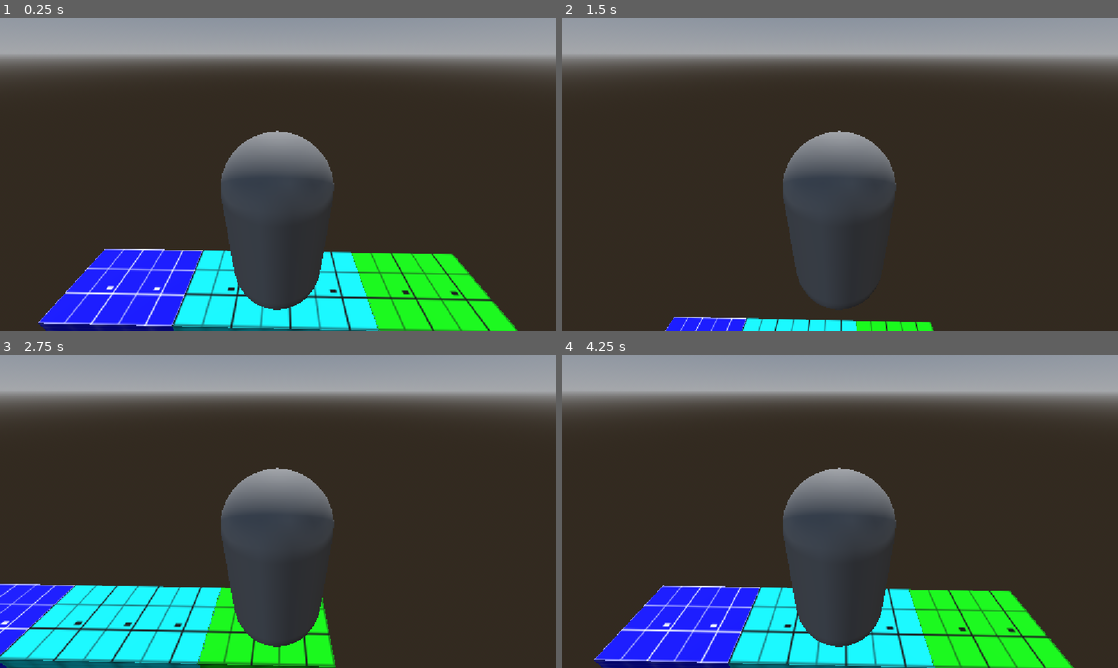
Above: before the commit, frames 1-4 (two rows, left to right).
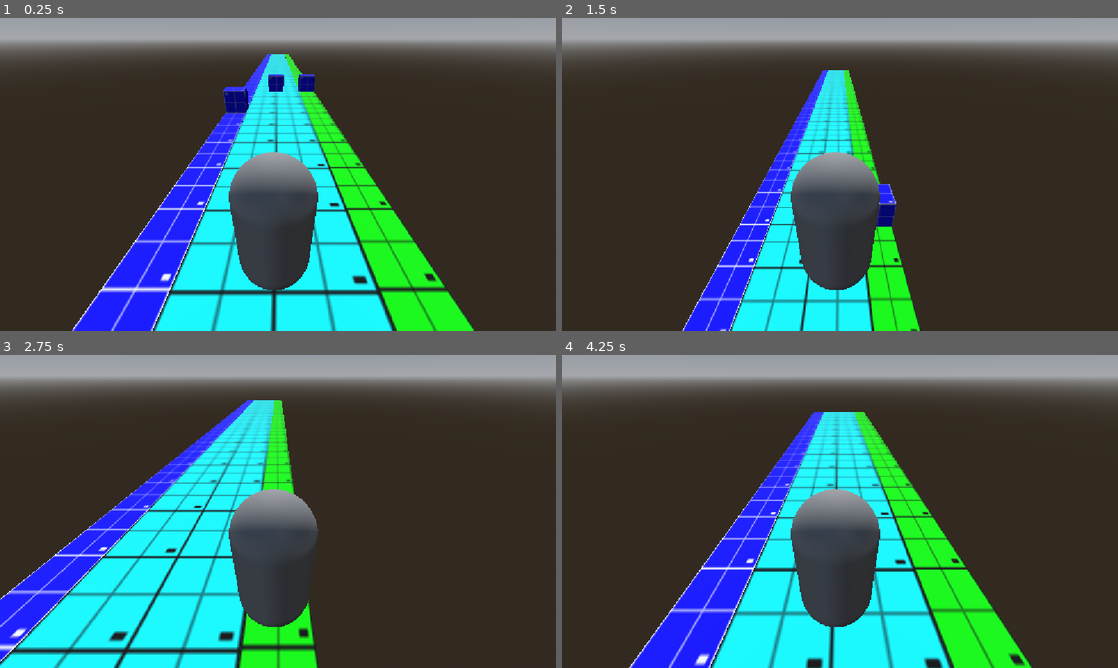
Above: after the commit, the same moments.

Repository: casualxcrisis/slash-dash
Game: Godot game, scene res://levels/prototype_level.tscn
Same seed, same stepped clock (60 frames per second), same inputs: the game is played once before the commit and once after it.
Inputs:
- Up to frame 1 (0.25 s): no input
- Up to frame 2 (1.5 s): hold D (move_right) 0.53-1.28 s; tap W (jump) at 0.6, 0.77, 1.07, 1.35 s; hold A (move_left) from 1.28 s (still down)
- Up to frame 3 (2.75 s): tap W (jump) at 1.52, 1.82, 2.1 s; release A (move_left) at 2.03 s; hold D (move_right) from 2.03 s (still down)
- Up to frame 4 (4.25 s): tap W (jump) at 2.85, 3.02, 3.32, 3.6, 3.77, 4.07 s; release D (move_right) at 3.53 s; hold A (move_left) from 3.53 s (still down)

The runs differ from the first frame. In frame 1, 34% of the frame differs, in the area x 0-100%, y 7-100%; in frame 2, 24%; in frame 3, 33%; in frame 4, 33%.

Commit message:
Tweaked temporary ground size to accurately represent lane widths and positions perfectly centered.

Diff:
--- a/assets/scripts/player/player_controller.gd
+++ b/assets/scripts/player/player_controller.gd
@@ -23,7 +23,7 @@
 
 
 func _physics_process(delta: float) -> void:
-	#handle jump
+	#jump
 	if not is_on_floor():
 		target_velocity.y = target_velocity.y - (fall_acceleration * delta)
 	if is_on_floor() and Input.is_action_just_pressed("jump"):
@@ -39,7 +39,7 @@
 		target_lane += 1
 
 	#auto run
-	#target_velocity.z = speed
+	target_velocity.z = speed
 
 	#set movement
 	velocity = target_velocity
--- a/assets/scripts/system/global.gd
+++ b/assets/scripts/system/global.gd
@@ -1,4 +1,4 @@
 extends Node
 
 #player
-var run_speed = -10.0
+var run_speed = -8.0
--- a/levels/prototype_level.tscn
+++ b/levels/prototype_level.tscn
@@ -3,15 +3,39 @@
 [ext_resource type="PackedScene" uid="uid://cl8dl2kd2sm1i" path="res://scenes/player/player_controller.tscn" id="1_1ykrc"]
 [ext_resource type="PackedScene" uid="uid://rck4ertvh2ij" path="res://scenes/environment/ground/temp_ground.tscn" id="1_htrvu"]
 [ext_resource type="PackedScene" uid="uid://v2y8rwx27f7a" path="res://scenes/environment/sky/place_holder_sky.tscn" id="2_ycx7s"]
+[ext_resource type="PackedScene" uid="uid://dcn6xhdh6mjct" path="res://scenes/environment/obstacles/temp_jump_block.tscn" id="4_6lfjr"]
 
 [node name="PrototypeLevel" type="Node3D" unique_id=1175846320]
 
-[node name="BaseGround" type="Node3D" parent="." unique_id=2000593947]
+[node name="Ground" type="Node3D" parent="." unique_id=2000593947]
 
-[node name="StaticBody3D" parent="BaseGround" unique_id=337221563 instance=ExtResource("1_htrvu")]
-transform = Transform3D(1, 0, 0, 0, 1, 0, 0, 0, 1, -0.112645686, 0, 0)
+[node name="TempGround" parent="Ground" unique_id=337221563 instance=ExtResource("1_htrvu")]
+
+[node name="TempGround2" parent="Ground" unique_id=1301978678 instance=ExtResource("1_htrvu")]
+transform = Transform3D(1, 0, 0, 0, 1, 0, 0, 0, 1, 0, 0, -10.002642)
+
+[node name="TempGround3" parent="Ground" unique_id=969213114 instance=ExtResource("1_htrvu")]
+transform = Transform3D(1, 0, 0, 0, 1, 0, 0, 0, 1, 0, 0, -19.82784)
+
+[node name="TempGround4" parent="Ground" unique_id=1865713815 instance=ExtResource("1_htrvu")]
+transform = Transform3D(1, 0, 0, 0, 1, 0, 0, 0, 1, 0, 0, -29.838255)
+
+[node name="TempGround5" parent="Ground" unique_id=358893223 instance=ExtResource("1_htrvu")]
+transform = Transform3D(1, 0, 0, 0, 1, 0, 0, 0, 1, 0, 0, -39.838173)
+
+[node name="TempGround6" parent="Ground" unique_id=666090945 instance=ExtResource("1_htrvu")]
+transform = Transform3D(1, 0, 0, 0, 1, 0, 0, 0, 1, 0, 0, -49.81007)
 
 [node name="PlayerController" parent="." unique_id=874567396 instance=ExtResource("1_1ykrc")]
-transform = Transform3D(1, 0, 0, 0, 1, 0, 0, 0, 1, -0.03851831, 1.0319188, 0)
+transform = Transform3D(1, 0, 0, 0, 1, 0, 0, 0, 1, 0, 1.125, 0)
 
 [node name="PlaceHolderSky" parent="." unique_id=1052989512 instance=ExtResource("2_ycx7s")]
+
+[node name="StaticBody3D2" parent="." unique_id=1712884724 instance=ExtResource("4_6lfjr")]
+transform = Transform3D(1, 0, 0, 0, 1, 0, 0, 0, 1, -0.083696365, 0.625, -15.237588)
+
+[node name="StaticBody3D4" parent="." unique_id=2135701996 instance=ExtResource("4_6lfjr")]
+transform = Transform3D(1, 0, 0, 0, 1, 0, 0, 0, 1, 1.9789472, 0.625, -15.237588)
+
+[node name="StaticBody3D3" parent="." unique_id=48719958 instance=ExtResource("4_6lfjr")]
+transform = Transform3D(1, 0, 0, 0, 1, 0, 0, 0, 1, -2.0002909, 0.625, -10.6589155)
--- a/project.godot
+++ b/project.godot
@@ -41,6 +41,11 @@
 "events": [Object(InputEventKey,"resource_local_to_scene":false,"resource_name":"","device":-1,"window_id":0,"alt_press …(192 unchanged characters)…
 ]
 }
+debug_forward={
+"deadzone": 0.2,
+"events": [Object(InputEventKey,"resource_local_to_scene":false,"resource_name":"","device":-1,"window_id":0,"alt_pressed":false,"shift_pressed":false,"ctrl_pressed":false,"meta_pressed":false,"pressed":false,"keycode":0,"physical_keycode":4194320,"key_label":0,"unicode":0,"location":0,"echo":false,"script":null)
+]
+}
 
 [physics]
 
--- a/scenes/environment/ground/temp_ground.tscn
+++ b/scenes/environment/ground/temp_ground.tscn
@@ -5,46 +5,44 @@
 [ext_resource type="Texture2D" uid="uid://bgss4tf8pq02w" path="res://assets/textures/Prototyping Textures (32px)/Prototype_green_32x32px.png" id="3_6rdse"]
 
 [sub_resource type="BoxShape3D" id="BoxShape3D_0yd1l"]
-size = Vector3(5.32, 0.25, 1)
+size = Vector3(5, 0.25, 10)
 
 [sub_resource type="StandardMaterial3D" id="StandardMaterial3D_u7mw5"]
 albedo_texture = ExtResource("1_k3ybh")
-uv1_scale = Vector3(7.51, 3.025, 1)
+uv1_scale = Vector3(3.03, 11.99, 1)
 
 [sub_resource type="BoxMesh" id="BoxMesh_kps3k"]
 material = SubResource("StandardMaterial3D_u7mw5")
-size = Vector3(1.5, 0.25, 1)
+size = Vector3(1, 0.25, 10)
 
 [sub_resource type="StandardMaterial3D" id="StandardMaterial3D_2rjgf"]
 albedo_texture = ExtResource("2_g52b4")
-uv1_scale = Vector3(10.54, 3, 1)
+uv1_scale = Vector3(6.025, 12.02, 1)
 
 [sub_resource type="BoxMesh" id="BoxMesh_crplj"]
 material = SubResource("StandardMaterial3D_2rjgf")
-size = Vector3(2.25, 0.25, 1)
+size = Vector3(3, 0.25, 10)
 
 [sub_resource type="StandardMaterial3D" id="StandardMaterial3D_dqihf"]
 albedo_texture = ExtResource("3_6rdse")
-uv1_scale = Vector3(7.5, 3, 1)
+uv1_scale = Vector3(3.03, 11.99, 1)
 
 [sub_resource type="BoxMesh" id="BoxMesh_m2rog"]
 material = SubResource("StandardMaterial3D_dqihf")
-size = Vector3(1.5, 0.25, 1)
+size = Vector3(1, 0.25, 10)
 
-[node name="StaticBody3D" type="StaticBody3D" unique_id=337221563]
+[node name="TempGround" type="StaticBody3D" unique_id=337221563]
 
 [node name="CollisionShape3D" type="CollisionShape3D" parent="." unique_id=36903909]
-transform = Transform3D(1, 0, 0, 0, 1, 0, 0, 0, 1, 0.016222358, 0, 0)
 shape = SubResource("BoxShape3D_0yd1l")
 
 [node name="LeftLane" type="MeshInstance3D" parent="." unique_id=1683262230]
-transform = Transform3D(1, 0, 0, 0, 1, 0, 0, 0, 1, -1.7726067, 0, 0)
+transform = Transform3D(1, 0, 0, 0, 1, 0, 0, 0, 1, -2.002049, 0, 0)
 mesh = SubResource("BoxMesh_kps3k")
 
 [node name="CenterLane" type="MeshInstance3D" parent="." unique_id=282102330]
-transform = Transform3D(1, 0, 0, 0, 1, 0, 0, 0, 1, 0.0915034, 0, 0)
 mesh = SubResource("BoxMesh_crplj")
 
 [node name="RightLane" type="MeshInstance3D" parent="." unique_id=1189293724]
-transform = Transform3D(1, 0, 0, 0, 1, 0, 0, 0, 1, 1.9469402, 0, 0)
+transform = Transform3D(1, 0, 0, 0, 1, 0, 0, 0, 1, 2, 0, 0)
 mesh = SubResource("BoxMesh_m2rog")
--- a/scenes/player/player_controller.tscn
+++ b/scenes/player/player_controller.tscn
@@ -16,7 +16,7 @@
 mesh = SubResource("CapsuleMesh_0yd1l")
 
 [node name="Camera_Controller" type="Node3D" parent="." unique_id=1370970947]
-transform = Transform3D(0.9998347, 0, 0.018183976, 0, 1, 0, -0.018183976, 0, 0.9998347, 0.002449274, 1.0521458, 2.4784389)
+transform = Transform3D(1, 0, 0, 0, 0.8325947, 0.5538829, 0, -0.5538829, 0.8325947, 0.002449274, 2.1053083, 2.8743176)
 
 [node name="Camera3D" type="Camera3D" parent="Camera_Controller" unique_id=666543645]
-transform = Transform3D(0.99999875, -0.0012998087, -0.0008467315, 0.0015498642, 0.8604113, 0.5095978, 6.615929e-05, -0.50959843, 0.86041224, 0.047700975, 0.5, -0.9313055)
+transform = Transform3D(0.99999994, 0, 0, 0, 0.9999999, 0, 0, 0, 0.99999994, 0.047700975, 0.5, -0.9313055)
